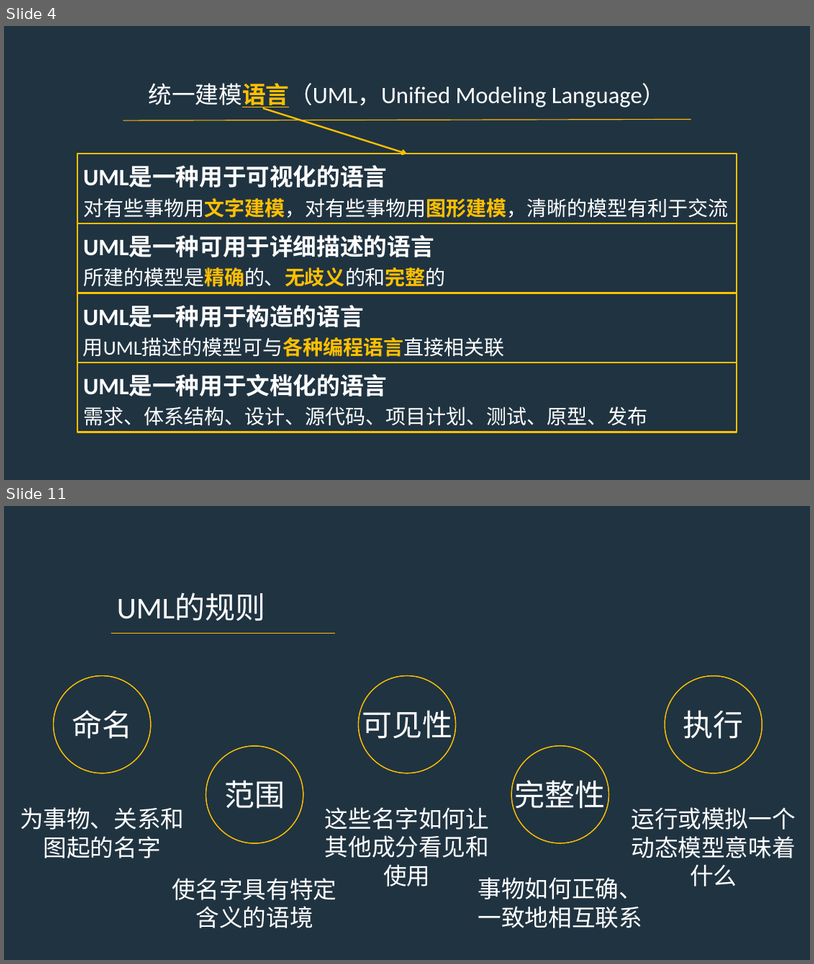
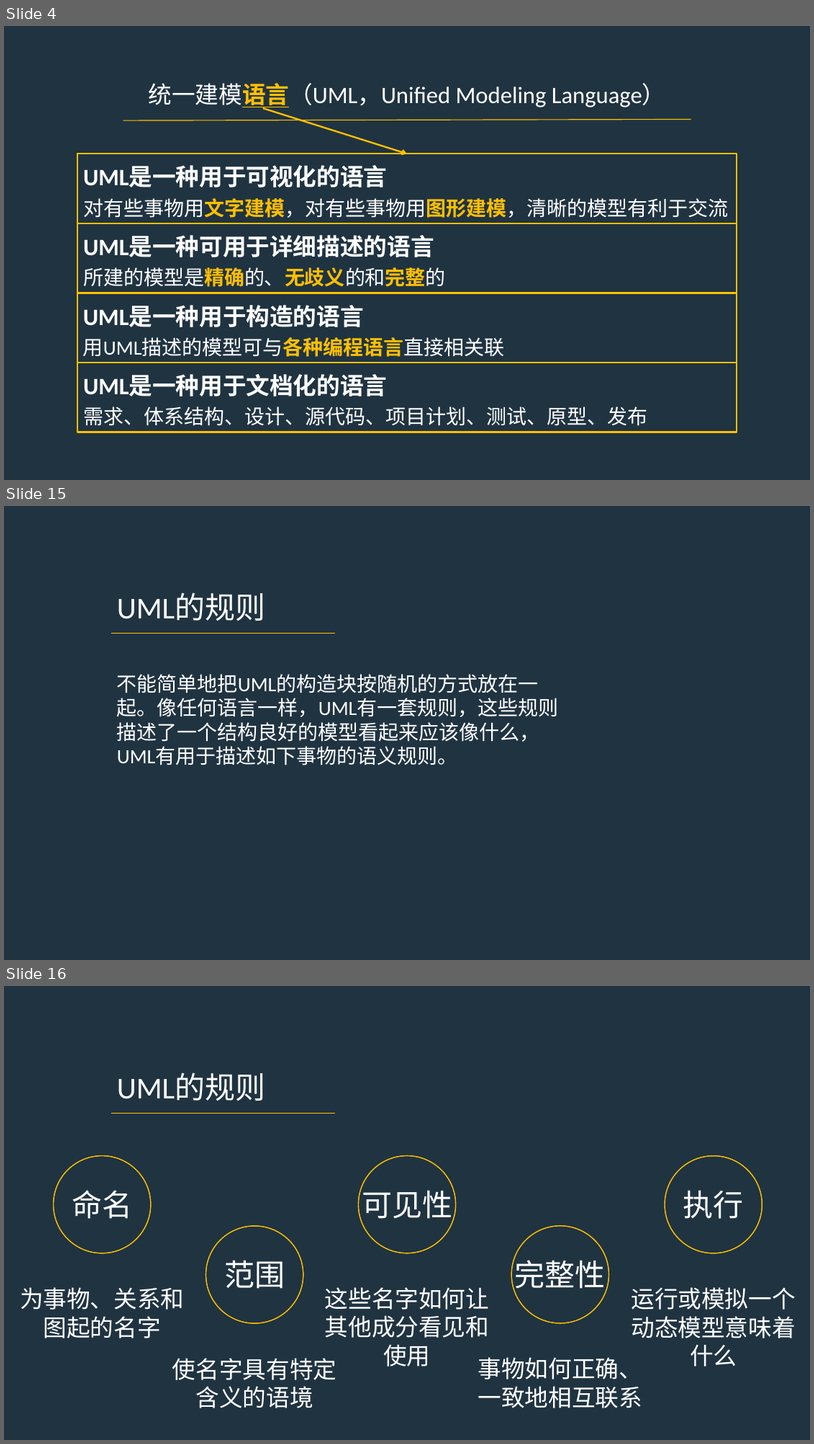
Before and after one commit to PRD2017-G07/G07-teamwork, a slide deck: 0PPT/UML概述.pptx. Shown one above the other, each under a label of ours: slides 4 and 11 before the commit, slides 4, 15 and 16 after it; the slides between them are not shown. The pictures are 814x964 and 814x1444 pixels, drawn with LibreOffice and Linux fonts; fonts in the diff are those of the drawing. Boxes give left, top, right and bottom in pixels: in the first picture for what was removed or moved away, otherwise in the second. Text is boxed around its words. In the diff, an @@ line names an element or a change of style, - is before the commit and + after.

```diff
--- a/0PPT/UML概述.pptx
+++ b/0PPT/UML概述.pptx
@@ slide 15 added at bbox=[4, 506, 810, 960], background #203341 @@
@@ text added at bbox=[117, 593, 266, 620], 36 pt, text #FFFFFF @@
+UML的规则
@@ line added from (111, 633) to (335, 633), #FFC000 1 pt @@
@@ text added at bbox=[117, 674, 559, 765], 24 pt, text #FFFFFF @@
+不能简单地把UML的构造块按随机的方式放在一起。像任何语言一样，UML有一套规则，这些规则描述了一个结构良好的模型看起来应该像什么，UML有用于描述如下事物的语义规则。
@@ what was slide 11 is now slide 16 @@
```
Also in this commit, not shown: 8 slides changed, 6 other slides added, 1 slide removed.
